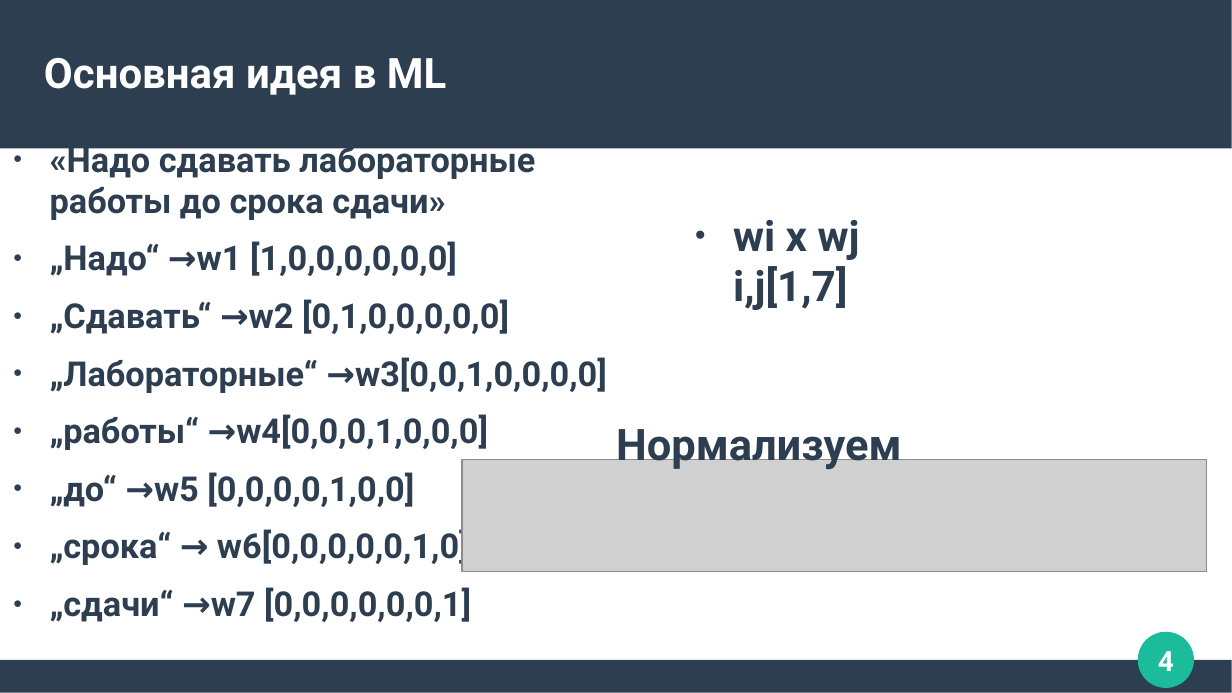
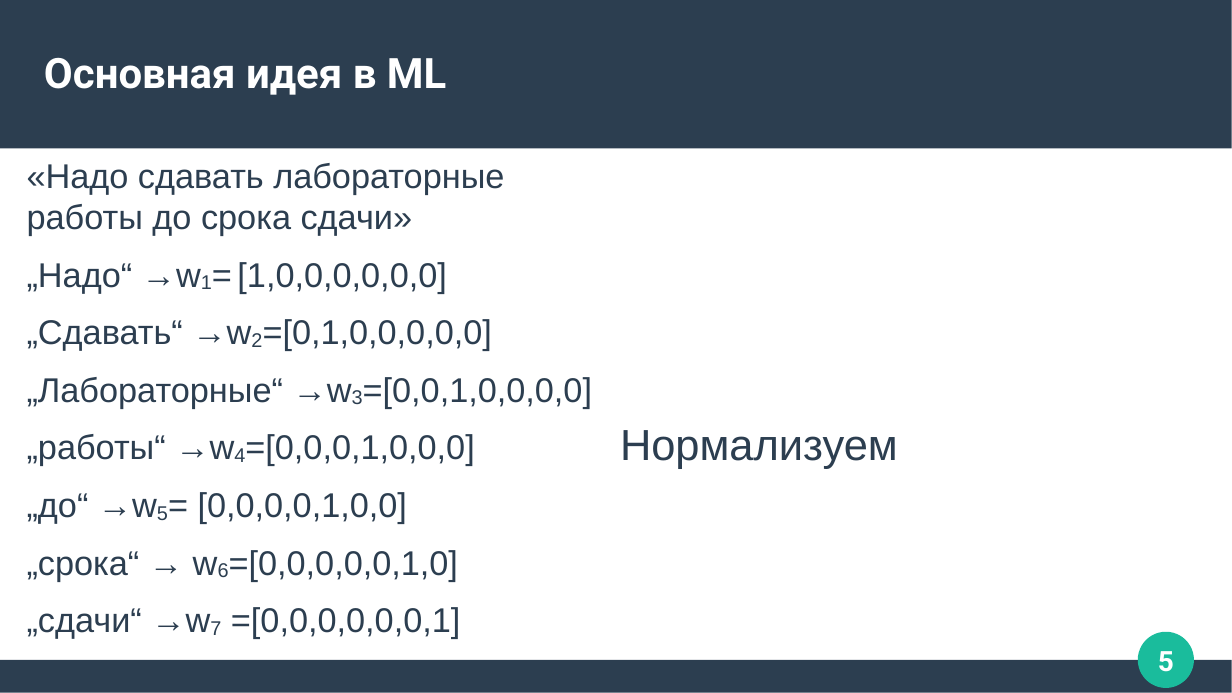
Before and after one commit to Zorinal/FilmBot, a slide deck: slide 5 of Трансфомеры.pptx (slide 4 before the commit). Drawn at 1232x693 pixels with LibreOffice and Linux fonts; fonts in the diff are those of the drawing; grey boxes stand for pictures. Boxes give left, top, right and bottom in pixels: in the first picture for what was removed or moved away, otherwise in the second. Text is boxed around its words. In the diff, an @@ line names an element or a change of style, - is before the commit and + after.

```diff
--- a/Трансфомеры.pptx
+++ b/Трансфомеры.pptx
@@ text "«Надо сдавать лабораторные работы до ...": place and size @@
-text "«Надо сдавать лабораторные работы до ..." at [50,140,607,622]
+text "«Надо сдавать лабораторные работы до ..." at [27,163,592,639]
@@ text at [27,163,504,235]: font Roboto to Arial, bold off in "«Надо сдавать лабораторные работы до срока сдачи»" @@
@@ text removed at [733,220,860,310] @@
-● wi x wj i,j[1,7]
@@ text at [27,262,592,639]: text changed; font Roboto to Arial; bold off @@
-● „Надо“ →w1 [1,0,0,0,0,0,0]
-● „Cдавать“ →w2 [0,1,0,0,0,0,0]
-● „Лабораторные“ →w3[0,0,1,0,0,0,0]
-● „работы“ →w4[0,0,0,1,0,0,0]
-● „до“ →w5 [0,0,0,0,1,0,0]
-● „срока“ → w6[0,0,0,0,0,1,0]
-● „сдачи“ →w7 [0,0,0,0,0,0,1]
+● „Надо“ →w1= [1,0,0,0,0,0,0]
+● „Cдавать“ →w2=[0,1,0,0,0,0,0]
+● „Лабораторные“ →w3=[0,0,1,0,0,0,0]
+● „работы“ →w4=[0,0,0,1,0,0,0]
+● „до“ →w5= [0,0,0,0,1,0,0]
+● „срока“ → w6=[0,0,0,0,0,1,0]
+● „сдачи“ →w7 =[0,0,0,0,0,0,1]
@@ text "Нормализуем" at [620,430,898,469]: font Roboto to Arial, bold off @@
@@ picture removed at [462,459,1206,572] @@
@@ page number at [1158,651,1174,672]: text changed @@
-4
+5
```
Also in this commit, not shown: 12 other slides changed, 1 slide added.
